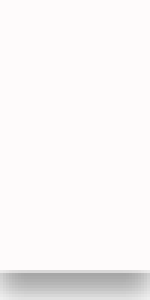
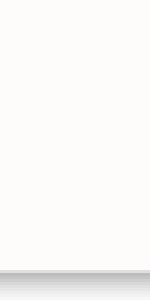
Two versions of the same layered image (150x300). Layer-by-layer changes:
pixels changed over [0, 270, 150, 300] (layer not identified)
